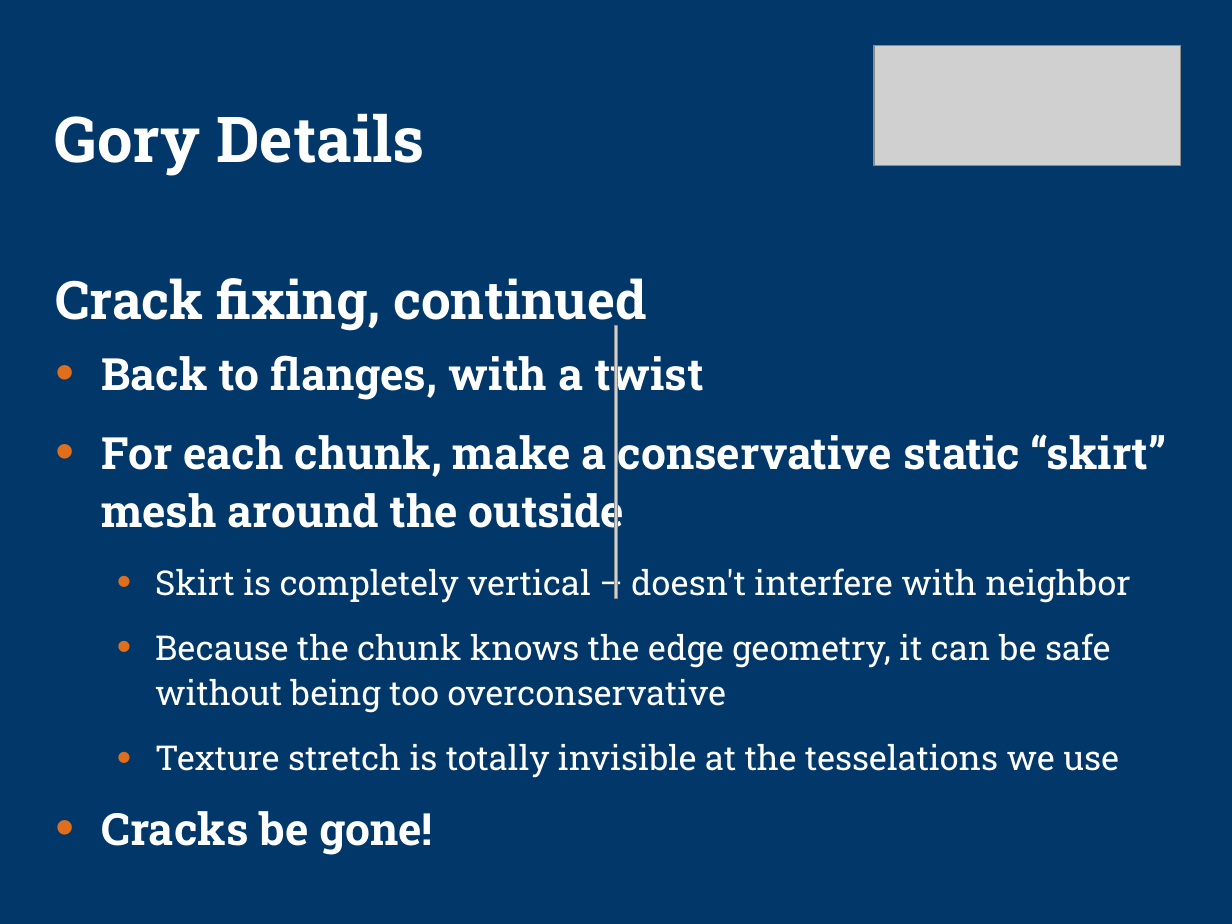
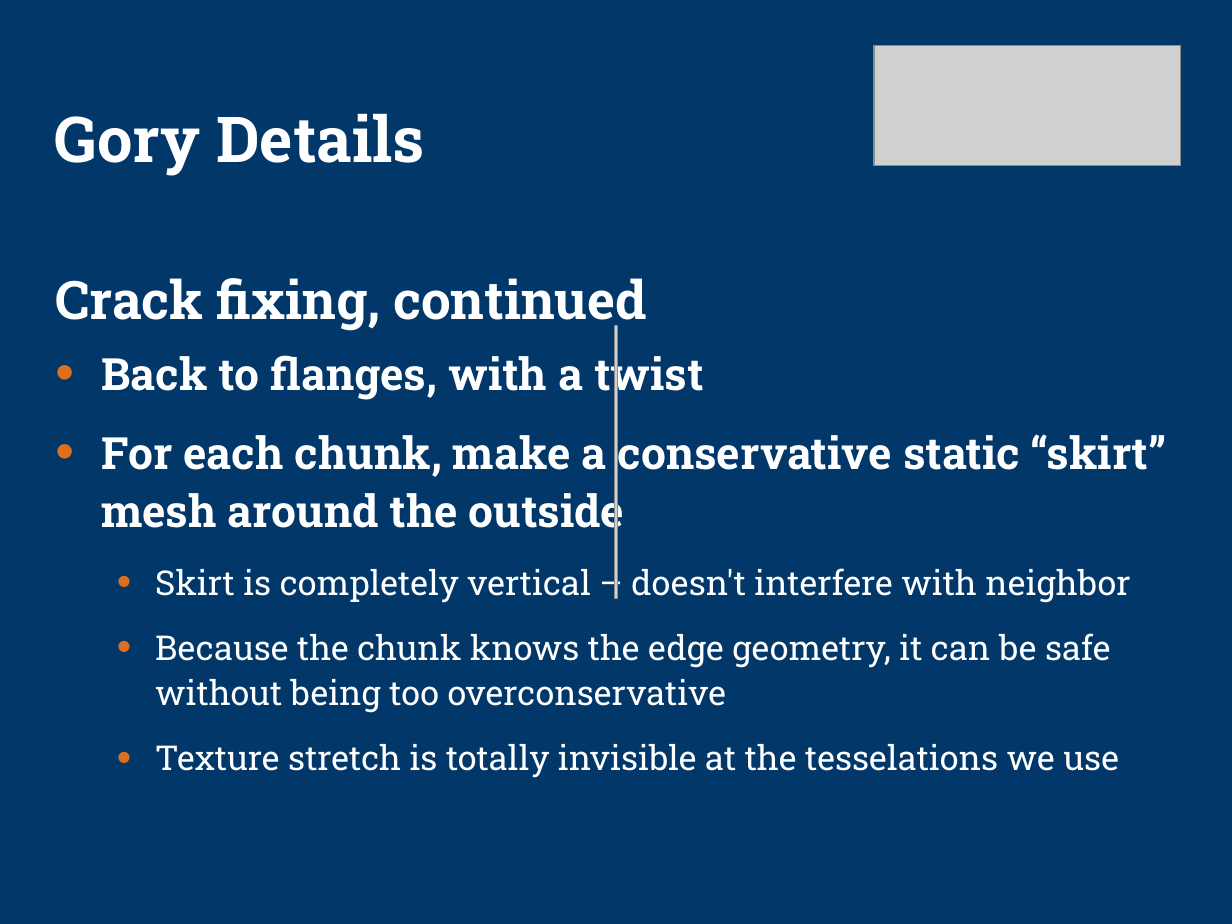
Before and after one commit to kphillisjr/tu-testbed, a slide deck: slide 30 of tu-testbed/docs/sig-preso2.ppt. Drawn at 1232x924 pixels with LibreOffice and Linux fonts; fonts in the diff are those of the drawing; grey boxes stand for pictures; background and template pictures are left out. Boxes give left, top, right and bottom in pixels: in the first picture for what was removed or moved away, otherwise in the second. Text is boxed around its words. In the diff, an @@ line names an element or a change of style, - is before the commit and + after.

```diff
--- a/tu-testbed/docs/sig-preso2.ppt
+++ b/tu-testbed/docs/sig-preso2.ppt
@@ text at <box>101,811,432,855</box>: paragraph removed @@
-• Cracks be gone!
```
Also in this commit, not shown: 11 other slides changed, 1 slide removed, 6 other files.
